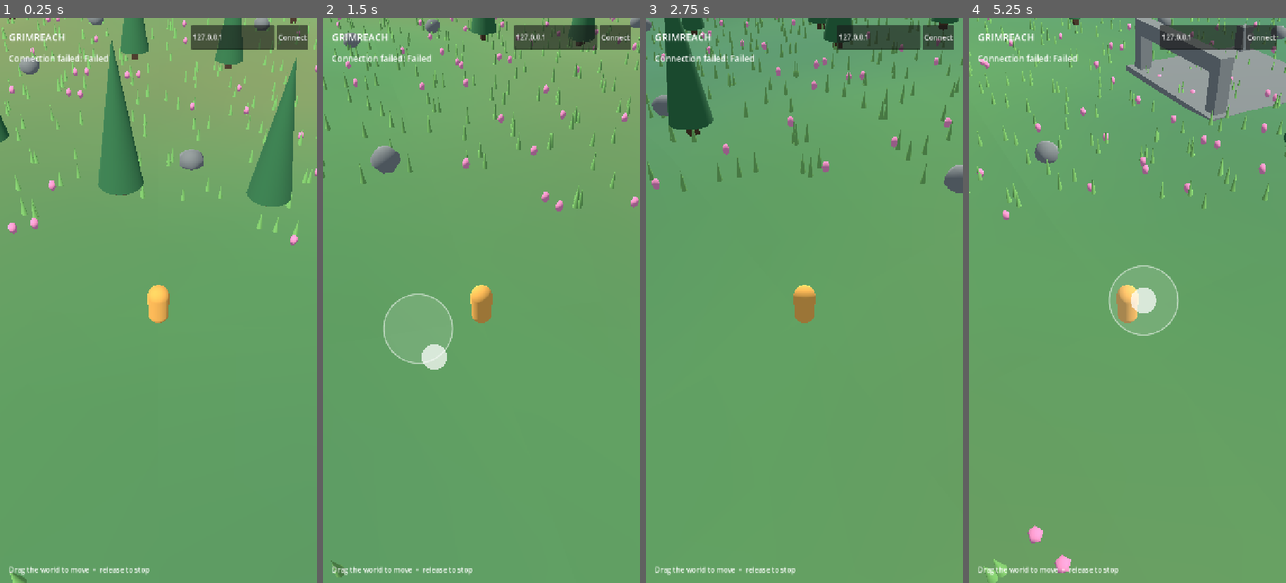
Above: before the commit, frames 1-4 (left to right).
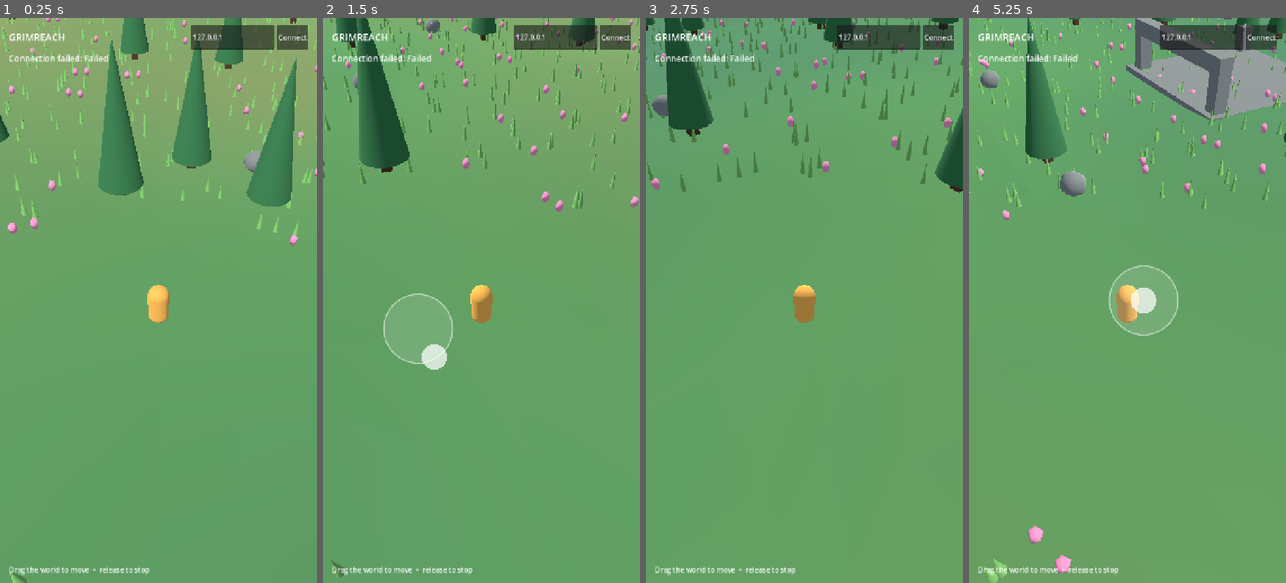
Above: after the commit, the same moments.

Repository: mozrin/grimreach
Game: Godot game, scene res://main.tscn
Same seed, same stepped clock (60 frames per second), same inputs: the game is played once before the commit and once after it.
Inputs (mouse positions are in pixels of both pictures, inside the frame that each line leads up to):
- Up to frame 1 (0.25 s): no input
- Up to frame 2 (1.5 s): tap Enter at 0.5 s; move the mouse to (551, 272) at 0.52 s; hold D 0.53-1.25 s; hold Q 0.53-1.25 s; click (551, 272) at 0.67 s; drag from (418, 328) to (465, 413) at 1.27 s
- Up to frame 3 (2.75 s): move the mouse to (836, 176) at 2.02 s; hold D from 2.03 s (still down); hold Q from 2.03 s (still down)
- Up to frame 4 (5.25 s): release D at 2.75 s; release Q at 2.75 s; drag from (1111, 413) to (1032, 215) at 2.77 s; move the mouse to (1222, 385) at 3.52 s; hold A 3.53-4.25 s; hold Q 3.53-4.25 s; drag from (1032, 215) to (1079, 159) at 4.27 s; move the mouse to (1143, 300) at 5.02 s; hold S from 5.03 s (still down); hold Q from 5.03 s (still down); click (1143, 300) at 5.17 s

The runs differ from the first frame. In frame 1, 2.0% of the frame differs, in the area x 6-86%, y 0-28%; in frame 2, 3.0%, in the area x 4-100%, y 0-28%; in frame 3, 0.8%; in frame 4, 2.6%.

Commit message:
feat(world): block movement through solid landmarks

Diff:
--- a/client/world/terrain.gd
+++ b/client/world/terrain.gd
@@ -100,8 +100,7 @@
 			if Vector2(x, z).length() < 7.0:
 				continue
 			var place := Vector3(x, height_at(x, z), z)
-			var moisture := climate.get_noise_2d(x, z)
-			var tree_limit := 15 if moisture > 0.1 else 7
+			var tree_limit := 7 + _hash(floori(float(grid_x) / 24.0), floori(float(grid_z) / 24.0), 7) % 9
 			var choice := _hash(grid_x, grid_z, 11) % 100
 			for tuft in range(3):
 				var shift_x := float(_hash(grid_x, grid_z, 70 + tuft) % 300) / 100.0 - 1.5
Not shown, added: server/collision.go
Not shown, added: server/collision_test.go
Not shown, changed: server/main.go
